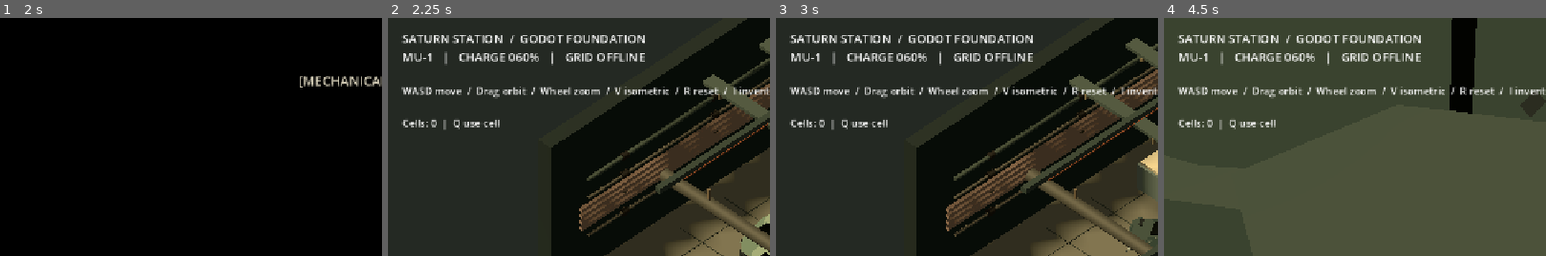
Above: before the commit, frames 1-4 (left to right).
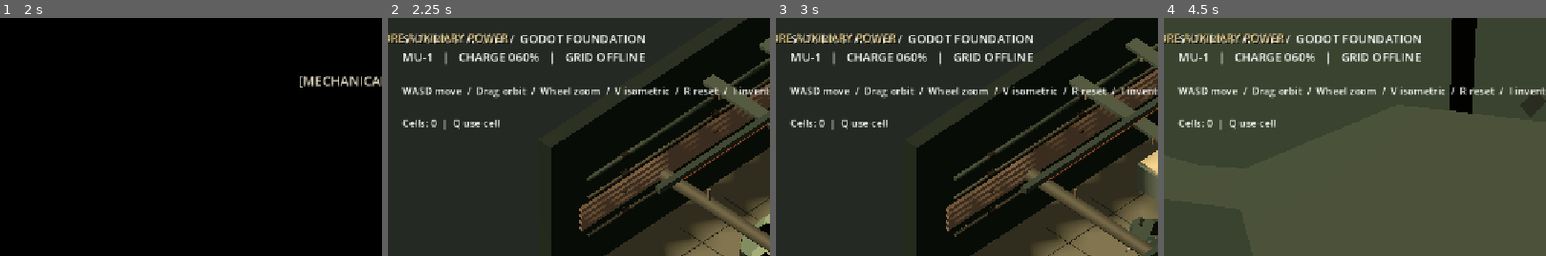
Above: after the commit, the same moments.

Repository: thetruenadia/saturn-station
Game: Godot game, scene res://main_menu.tscn
The game is run twice, just before and just after one commit, with the same random seed, the same clock (stepped at 60 frames per second) and the same inputs.
Inputs (mouse positions are % of the whole screen's width and height, from its top left):
- Up to frame 1 (2 s): click "START NEW DEMO" at 0.5 s; click "BEGIN BOOT SEQUENCE" at 1.25 s
- Up to frame 2 (2.25 s): click "Y · SKIP CUTSCENE" at 2 s
- Up to frame 3 (3 s): tap Enter at 2.75 s; move the mouse to (72, 45) at 2.77 s; hold D from 2.78 s (still down); tap E at 2.85 s; click (72, 45) at 2.92 s
- Up to frame 4 (4.5 s): release D at 3.5 s; drag from (30, 55) to (45, 70) at 3.52 s; tap Space at 4.25 s; move the mouse to (60, 28) at 4.27 s; hold D from 4.28 s (still down); tap V at 4.35 s
The pictures show only the part of the screen within x 0-50%, y 0-50%; the shares and areas given below are measured in that part.

Frame 1 is identical in both runs. In frame 2, 0.9% of the frame differs, in the area x 0-32%, y 6-11%; in frame 3, 0.9%; in frame 4, 1.0%.
Error before the commit: Invalid access to property or key 'note_taken' on a base object of type 'RefCounted (progression.gd)'. (res://workshop.gd:615)
Error after the commit: Invalid access to property or key 'note_taken' on a base object of type 'RefCounted (progression.gd)'. (res://workshop.gd:670)

Commit message:
Add task directives and pickup notices

Diff:
--- a/godot/workshop.gd
+++ b/godot/workshop.gd
@@ -35,6 +35,9 @@
 var observation_active := false
 var observation_prompt: Label
 var narration: Label
+var directive: Label
+var notice: Label
+var notice_tween: Tween
 var opening_active := false
 var opening_started := false
 var opening_elapsed := 0.0
@@ -182,6 +185,26 @@
 	layer.add_child(prompt)
 	prompt.position = Vector2(24,110)
 	prompt.add_theme_font_size_override("font_size",17)
+	directive = Label.new()
+	layer.add_child(directive)
+	directive.set_anchors_and_offsets_preset(Control.PRESET_CENTER_TOP)
+	directive.position = Vector2(-390, 20)
+	directive.size = Vector2(780, 38)
+	directive.horizontal_alignment = HORIZONTAL_ALIGNMENT_CENTER
+	directive.add_theme_font_size_override("font_size", 19)
+	directive.add_theme_color_override("font_color", Color("e3c985"))
+	directive.add_theme_color_override("font_shadow_color", Color(0,0,0,0.8))
+	directive.add_theme_constant_override("shadow_offset_x", 2)
+	directive.add_theme_constant_override("shadow_offset_y", 2)
+	notice = Label.new()
+	layer.add_child(notice)
+	notice.set_anchors_and_offsets_preset(Control.PRESET_CENTER_BOTTOM)
+	notice.position = Vector2(-300,-110)
+	notice.size = Vector2(600,42)
+	notice.horizontal_alignment = HORIZONTAL_ALIGNMENT_CENTER
+	notice.add_theme_font_size_override("font_size",21)
+	notice.add_theme_color_override("font_color",Color("f0d496"))
+	notice.hide()
 	narration = Label.new()
 	layer.add_child(narration)
 	narration.set_anchors_and_offsets_preset(Control.PRESET_CENTER_TOP)
@@ -293,6 +316,7 @@
 	if layer:
 		hud.hide()
 		prompt.hide()
+		directive.hide()
 	opening_layer = CanvasLayer.new()
 	opening_layer.layer = 8
 	add_child(opening_layer)
@@ -413,6 +437,7 @@
 	if layer:
 		hud.show()
 		prompt.show()
+		directive.show()
 	update_camera()
 
 func _build_observation_port() -> void:
@@ -593,6 +618,36 @@
 	elif nearby != "":
 		prompt.text = "E — " + nearby
 	prompt.text += "\n" + message + "\nCells: " + str(progression.cells) + "  |  Q use cell"
+	directive.text = _current_directive()
+	directive.visible = mode == "" and not paused and not opening_active
+
+func _current_directive() -> String:
+	if not powered:
+		return "DIRECTIVE 01  /  RESTORE AUXILIARY POWER"
+	if not progression.authenticated:
+		return "DIRECTIVE 02  /  FIND THE ACCESS NOTE · POWER THE TERMINAL"
+	if not progression.spec_unlocked and not progression.spec_released:
+		return "DIRECTIVE 03  /  TERMINAL · RUN SPEC"
+	if progression.spec_released:
+		return "DIRECTIVE 04  /  RECOVER THE RELEASED SPECIFICATION"
+	if not progression.probe_crafted:
+		return "DIRECTIVE 05  /  STAGE COMPONENTS AT THE MAINTENANCE BENCH"
+	if not progression.probe_installed:
+		return "DIRECTIVE 06  /  PLACE THE ACCESS PROBE IN MU-1'S WRIST SLOT"
+	if not progression.door_open:
+		return "EXIT  /  USE THE PROBE AT THE PRESSURE DOOR"
+	return "EXIT  /  PASS THROUGH THE OPEN PRESSURE DOOR"
+
+func show_notice(text: String) -> void:
+	if notice_tween and notice_tween.is_running():
+		notice_tween.kill()
+	notice.text = text
+	notice.modulate.a = 1.0
+	notice.show()
+	notice_tween = create_tween()
+	notice_tween.tween_interval(2.4)
+	notice_tween.tween_property(notice,"modulate:a",0.0,0.45)
+	notice_tween.tween_callback(notice.hide)
 
 func setup_progression(layer: CanvasLayer) -> void:
 	targets = {
@@ -662,7 +717,10 @@
 func interact() -> void:
 	match nearby:
 		"Service case":
+			var previous_cells: int = progression.cells
 			message = progression.use_case()
+			if progression.cells > previous_cells:
+				show_notice("ITEM RECOVERED  ·  PORTABLE POWER CELL")
 			_save_progress()
 		"Auxiliary power":
 			powered = true
@@ -670,6 +728,7 @@
 			power_lamp.material_override = material("72ff92",true)
 			amber_light.light_color = Color("d4b56d")
 			message = "Auxiliary grid online."
+			show_notice("POWER RESTORED  ·  AUXILIARY GRID ONLINE")
 			_save_progress()
 		"ETNA terminal":
 			if powered:
@@ -683,11 +742,13 @@
 				claw.hide()
 				visual.call("set_recovered_arm", true)
 				message = "Claw dismantled: gears, chip, wire."
+				show_notice("SALVAGED  ·  MOTOR / CHIP / WIRE")
 				_save_progress()
 		"Specification shard":
 			if progression.collect_spec():
 				shard.hide()
 				message = "Fabrication specification recovered."
+				show_notice("ITEM RECOVERED  ·  ACCESS PROBE SPECIFICATION")
 				_save_progress()
 		"Observation window":
 			begin_observation()
@@ -698,6 +759,7 @@
 				note_visual.hide()
 				message = "Access note recovered. The handwritten password reads ETNA."
 				show_narration("A note caught beneath the window frame. Four letters, written in a hurried hand: ETNA.")
+				show_notice("ITEM RECOVERED  ·  ETNA ACCESS NOTE")
 				_save_progress()
 		"Crew table":
 			show_narration("Two mugs. One chair pulled back. The shift log stops halfway through a sentence.")
@@ -760,7 +822,8 @@
 	refresh_menu()
 
 func take_part(index: int, type: String) -> void:
-	progression.take(index,type)
+	if progression.take(index,type):
+		show_notice("ITEM RECOVERED  ·  " + type.to_upper())
 	_save_progress()
 	refresh_menu()
 
